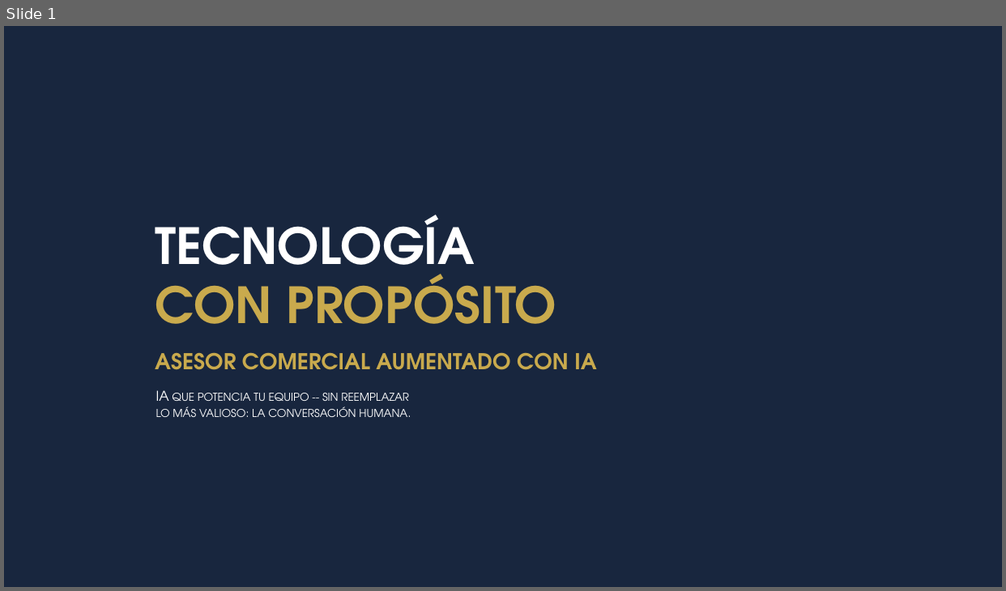
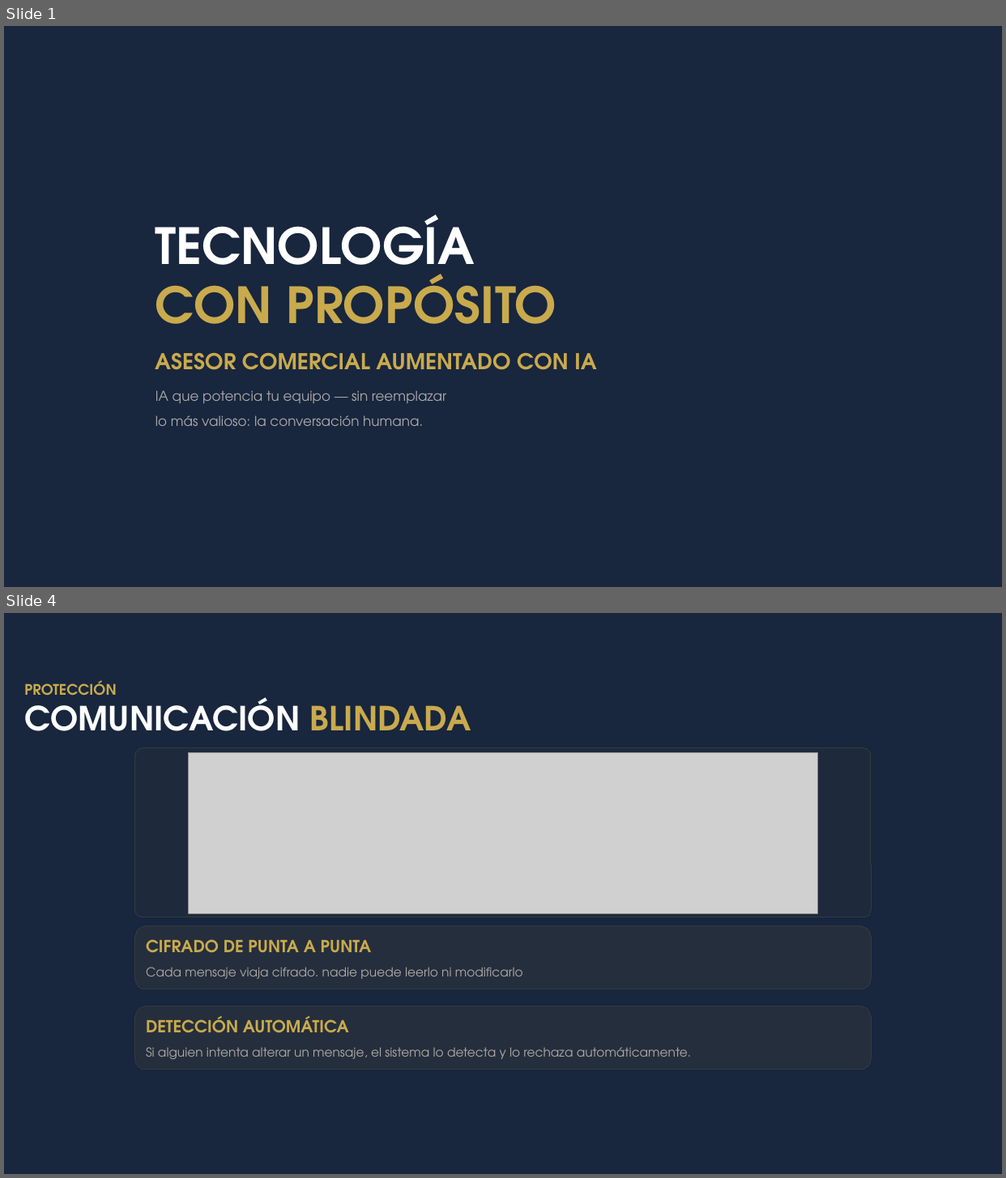
Before and after one commit to johnruedal96/capillas, a slide deck: Presentacion.pptx. Shown one above the other, each under a label of ours: slide 1 before the commit, slides 1 and 4 after it; the slides between them are not shown. The pictures are 1006x591 and 1006x1178 pixels, drawn with LibreOffice and Linux fonts; fonts in the diff are those of the drawing; grey boxes stand for pictures. Boxes give left, top, right and bottom in pixels: in the first picture for what was removed or moved away, otherwise in the second. Text is boxed around its words. In the diff, an @@ line names an element or a change of style, - is before the commit and + after.

```diff
--- a/Presentacion.pptx
+++ b/Presentacion.pptx
@@ slide 4 added at bbox=[4, 613, 1002, 1174], background #18263E @@
@@ text added at bbox=[24, 680, 117, 695], 14 pt, text #C9AA4D, bold @@
+PROTECCIÓN
@@ title added at bbox=[24, 697, 471, 731], 32 pt, text gradient #FFFFFF to #A6A6A6, bold @@
+COMUNICACIÓN BLINDADA
@@ rounded rectangle added at bbox=[135, 748, 871, 918], fill #252E3C at 50% opacity, outline #343A3E 0.75 pt @@
@@ picture added at bbox=[188, 752, 818, 914] @@
@@ text added at bbox=[135, 926, 871, 990], fill #252E3C, outline #343A3E 0.75 pt, 12 pt, text #ACA9A7 @@
+CIFRADO DE PUNTA A PUNTA
+Cada mensaje viaja cifrado. nadie puede leerlo ni modificarlo
@@ rounded rectangle added at bbox=[135, 1007, 871, 1070], fill #252E3C, outline #343A3E 0.75 pt, 12 pt, text #ACA9A7 @@
+DETECCIÓN AUTOMÁTICA
+Si alguien intenta alterar un mensaje, el sistema lo detecta y lo rechaza automáticamente.
@@ slide 1 changed as well @@
@@ text at bbox=[155, 390, 446, 426]: text changed; text colour gradient #FFFFFF to #BFBFBF to #ACA9A7 @@
-IA que potencia tu equipo -- sin reemplazar
-lo más valioso: la conversación humana.
+IA que potencia tu equipo — sin reemplazar
+lo más valioso: la conversación humana.
```
Also in this commit, not shown: 1 other slide changed, 9 other slides added, 1 other file.
